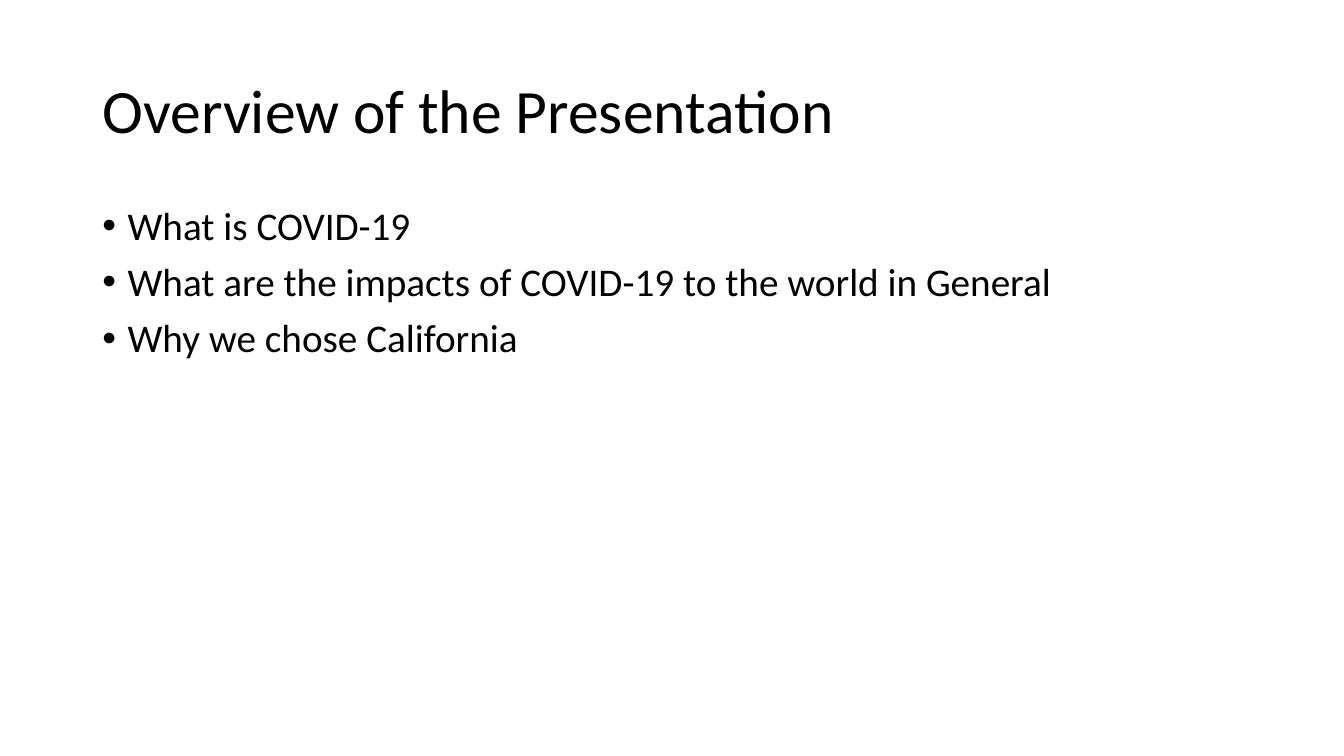
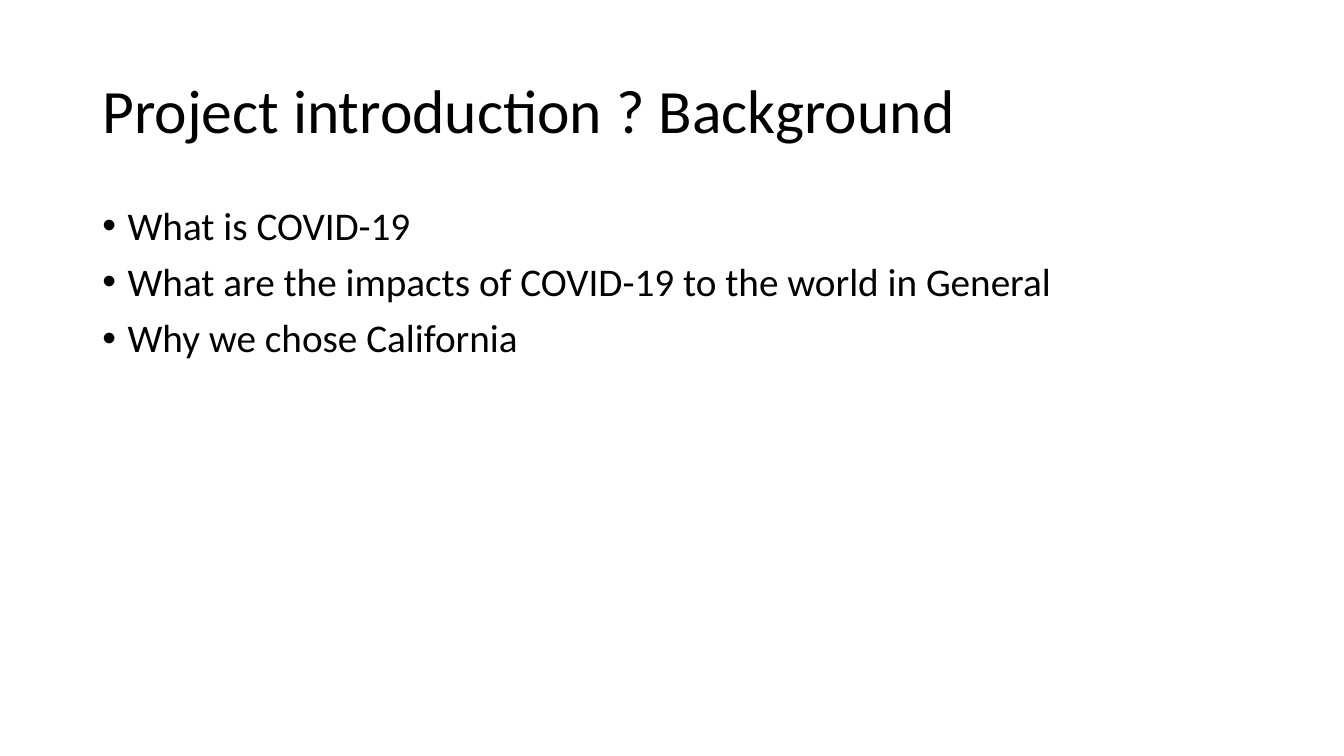
Before and after one commit to engmarkrezk/DFT_FinalProject, a slide deck: slide 5 of RecoverdDFTppt.pptx (slide 2 before the commit). Drawn at 1344x756 pixels with LibreOffice and Linux fonts; fonts in the diff are those of the drawing. Boxes give left, top, right and bottom in pixels: in the first picture for what was removed or moved away, otherwise in the second. Text is boxed around its words. In the diff, an @@ line names an element or a change of style, - is before the commit and + after.

Commit message:
More edits to ppt

```diff
--- a/RecoverdDFTppt.pptx
+++ b/RecoverdDFTppt.pptx
@@ title at [102,90,955,144]: text changed @@
-Overview of the Presentation
+Project introduction ? Background
```
Also in this commit, not shown: 8 slides added, 3 slides removed, 1 other file.
